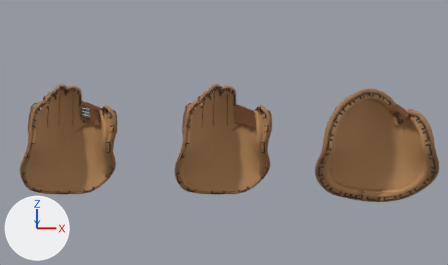
One commit to the Blender file assets/players/blender/baseball-gloves.blend: the scene before it, then after it.
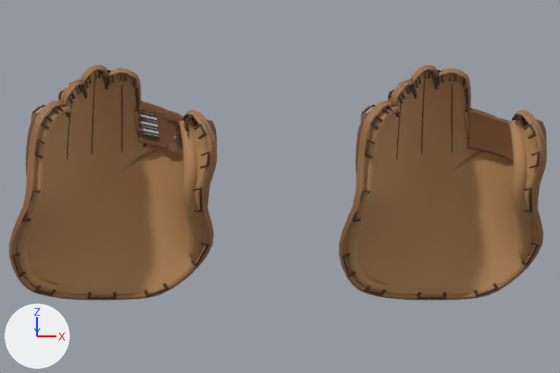
Each version appears first from the file's camera 'Camera', and next in a close-up on the part from 4% to 62% of the width and 20% to 86% of the height. The axes (+X, +Y, +Z) are drawn at lower left. The lights are the same throughout. The first two pictures are the older version.

The first close-up shows 'field glove', 'pitch glove'.
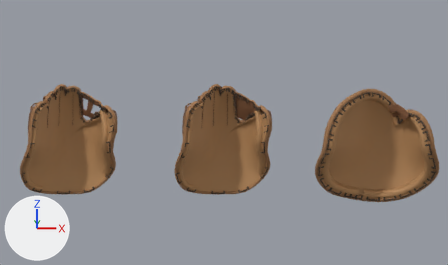
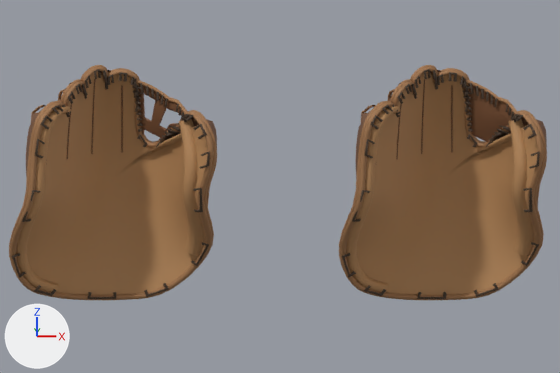
Edits to the bpy script that builds the scene:
```text
Change me_continuous_concave_palm:
    used by ob_field_glove; location = (-0.4, 0.0, 0.0)
    remove me_continuous_concave_palm.from_pydata(...)  # 12277 vertices, 11590 faces; spans x -0.128..0.124, y -0.151..0.059, z -0.119..0.176
    add me_continuous_concave_palm.from_pydata(...)  # 17484 vertices, 16622 faces; spans x -0.128..0.124, y -0.151..0.059, z -0.119..0.176
    me_continuous_concave_palm part 1: 5 vertices moved within x 0.023..0.078, y -0.075..-0.036, z 0.095..0.149; 989 vertices removed from x 0.027..0.094, y -0.115..-0.02, z 0.069..0.129; 6260 vertices added at x 0.021..0.094, y -0.113..-0.016, z 0.075..0.159
    other edits to the shape of me_continuous_concave_palm do not show in these pictures
Change me_continuous_concave_palm_001:
    used by ob_pitch_glove; location = (0.0, 0.0, 0.0)
    remove me_continuous_concave_palm_001.from_pydata(...)  # 11795 vertices, 11176 faces; spans x -0.128..0.124, y -0.151..0.059, z -0.119..0.176
    add me_continuous_concave_palm_001.from_pydata(...)  # 13355 vertices, 12496 faces; spans x -0.128..0.124, y -0.151..0.059, z -0.119..0.176
    me_continuous_concave_palm_001 part 2: 4 vertices moved within x 0.023..0.077, y -0.064..-0.021, z 0.083..0.149; 572 vertices removed from x 0.027..0.097, y -0.115..-0.015, z 0.063..0.119; 2132 vertices added at x 0.021..0.094, y -0.113..-0.017, z 0.076..0.159
```

Location of each change, [x1, y1, x2, y2] in pixels of the close-ups (560 x 373 px):
part 1 of me_continuous_concave_palm, reshaped: before [137, 101, 190, 157]; after [132, 80, 190, 141]
part 2 of me_continuous_concave_palm_001, reshaped: before [467, 108, 513, 162]; after [462, 80, 519, 142]
